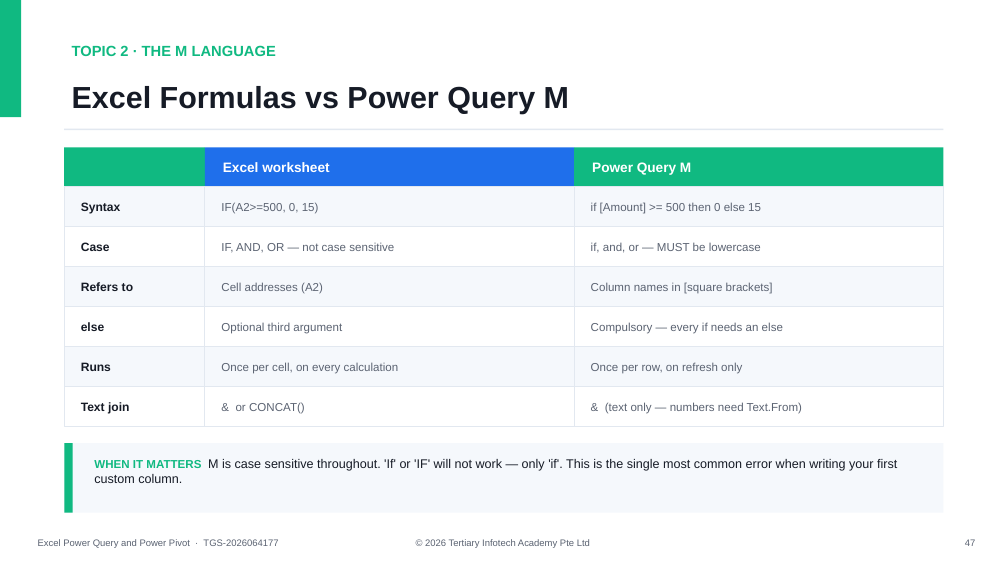
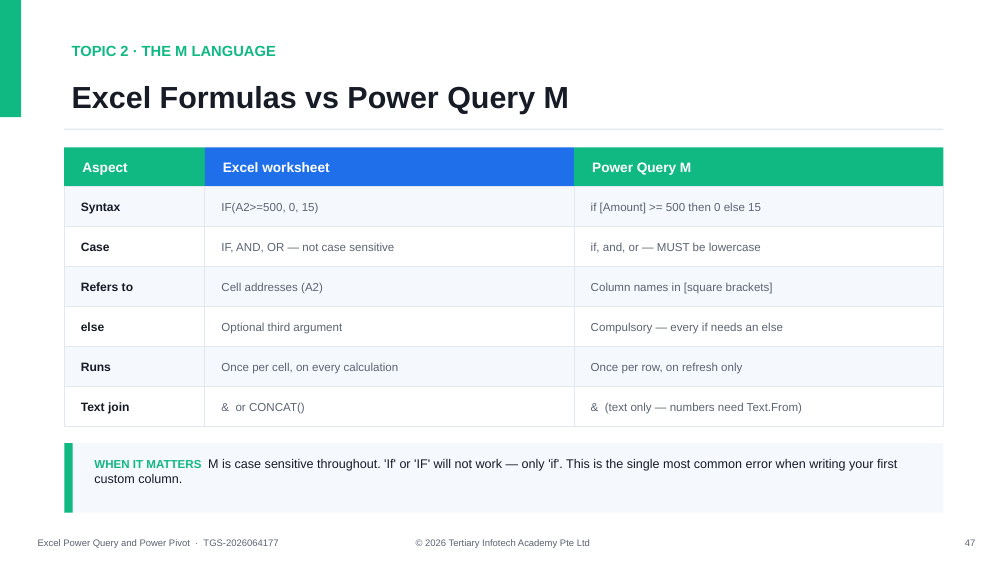
Before and after one commit to tertiarycourses/TGS-2026064177-Excel-Power-Query-and-Power-Pivot, a slide deck: slide 47 of courseware/Excel Power Query and Power Pivot-v5.0.pptx. Drawn at 1008x567 pixels with LibreOffice and Linux fonts; fonts in the diff are those of the drawing. Boxes give left, top, right and bottom in pixels: in the first picture for what was removed or moved away, otherwise in the second. Text is boxed around its words. In the diff, an @@ line names an element or a change of style, - is before the commit and + after.

```diff
--- a/courseware/Excel Power Query and Power Pivot-v5.0.pptx
+++ b/courseware/Excel Power Query and Power Pivot-v5.0.pptx
@@ text added at [82,162,127,175], 13 pt, text #FFFFFF, bold @@
+Aspect
```
Also in this commit, not shown: 4 other slides changed, 3 other files.
